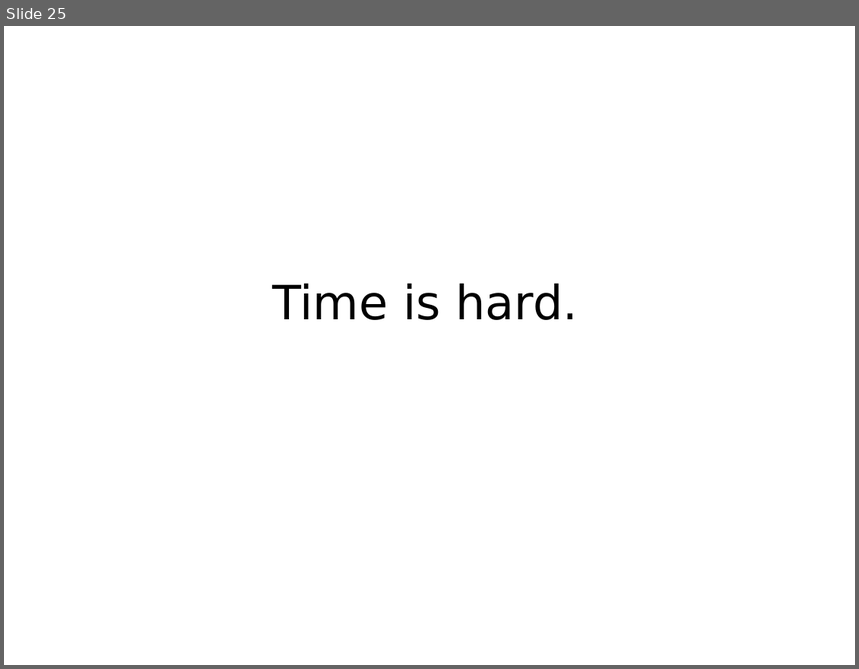
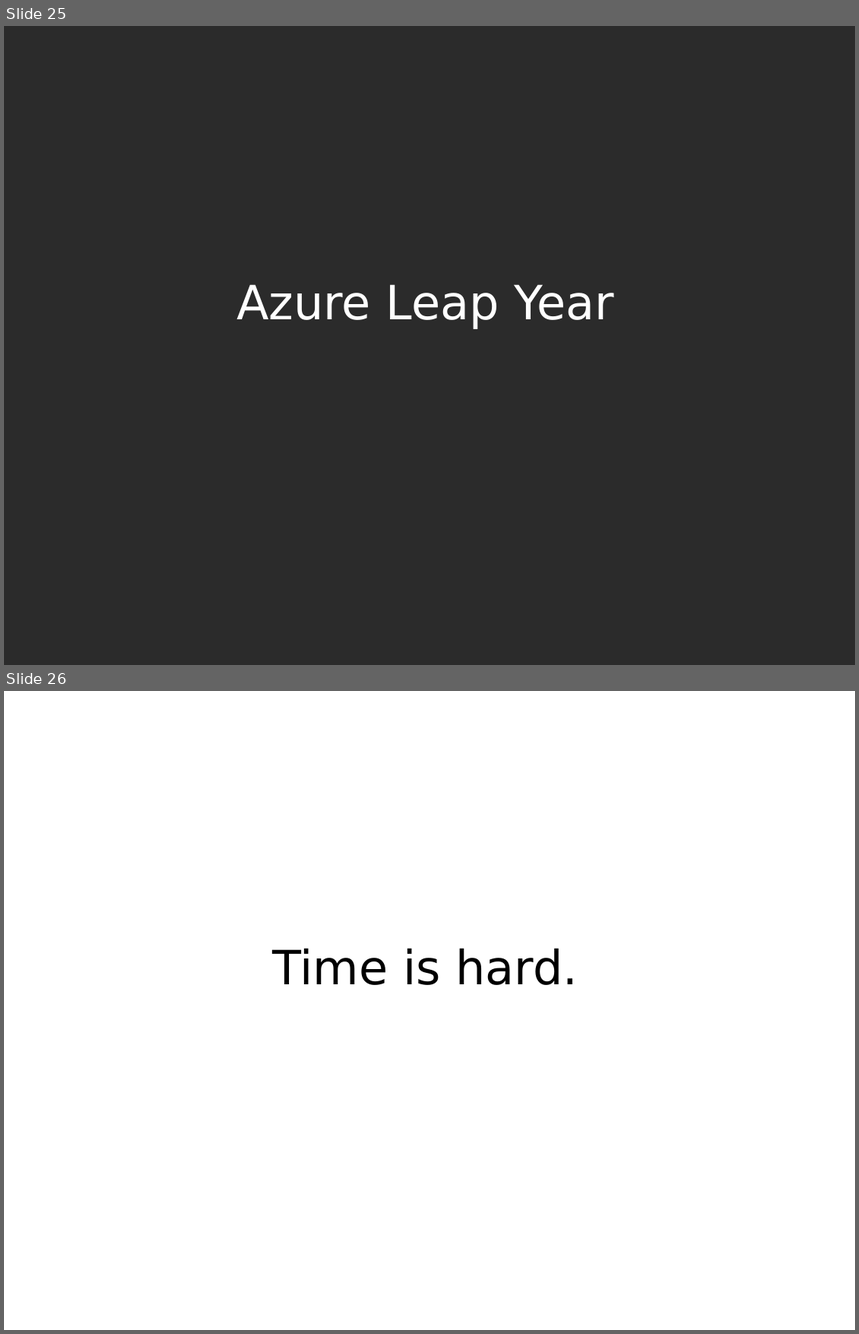
Before and after one commit to mkohler/embedded_python_presentation, a slide deck: embedded_python.odp. Shown one above the other, each under a label of ours: slide 25 before the commit, slides 25 and 26 after it. The pictures are 859x669 and 859x1334 pixels, drawn with LibreOffice and Linux fonts; fonts in the diff are those of the drawing; background and template pictures are left out; a plain dark background stands for a picture behind light text. Boxes give left, top, right and bottom in pixels: in the first picture for what was removed or moved away, otherwise in the second. Text is boxed around its words. In the diff, an @@ line names an element or a change of style, - is before the commit and + after.

Commit message:
added Azure slide.

```diff
--- a/embedded_python.odp
+++ b/embedded_python.odp
@@ slide 25 added at <box>4,26,855,665</box>, background picture (left out) @@
@@ title added at <box>237,284,614,329</box>, 44 pt, text #FFFFFF @@
+Azure Leap Year
@@ what was slide 25 is now slide 26 @@
```
Also in this commit, not shown: 1 other file.
